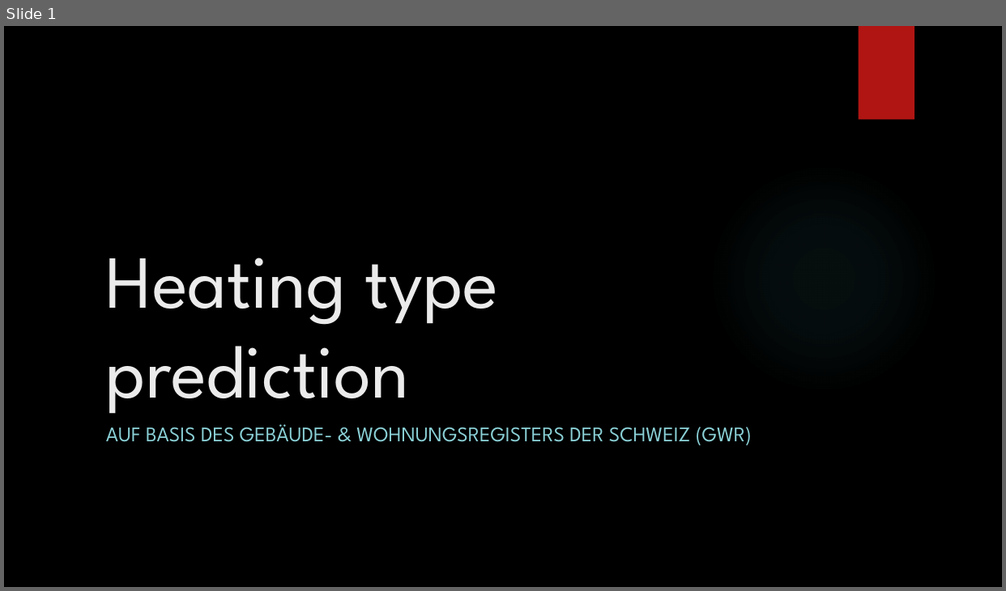
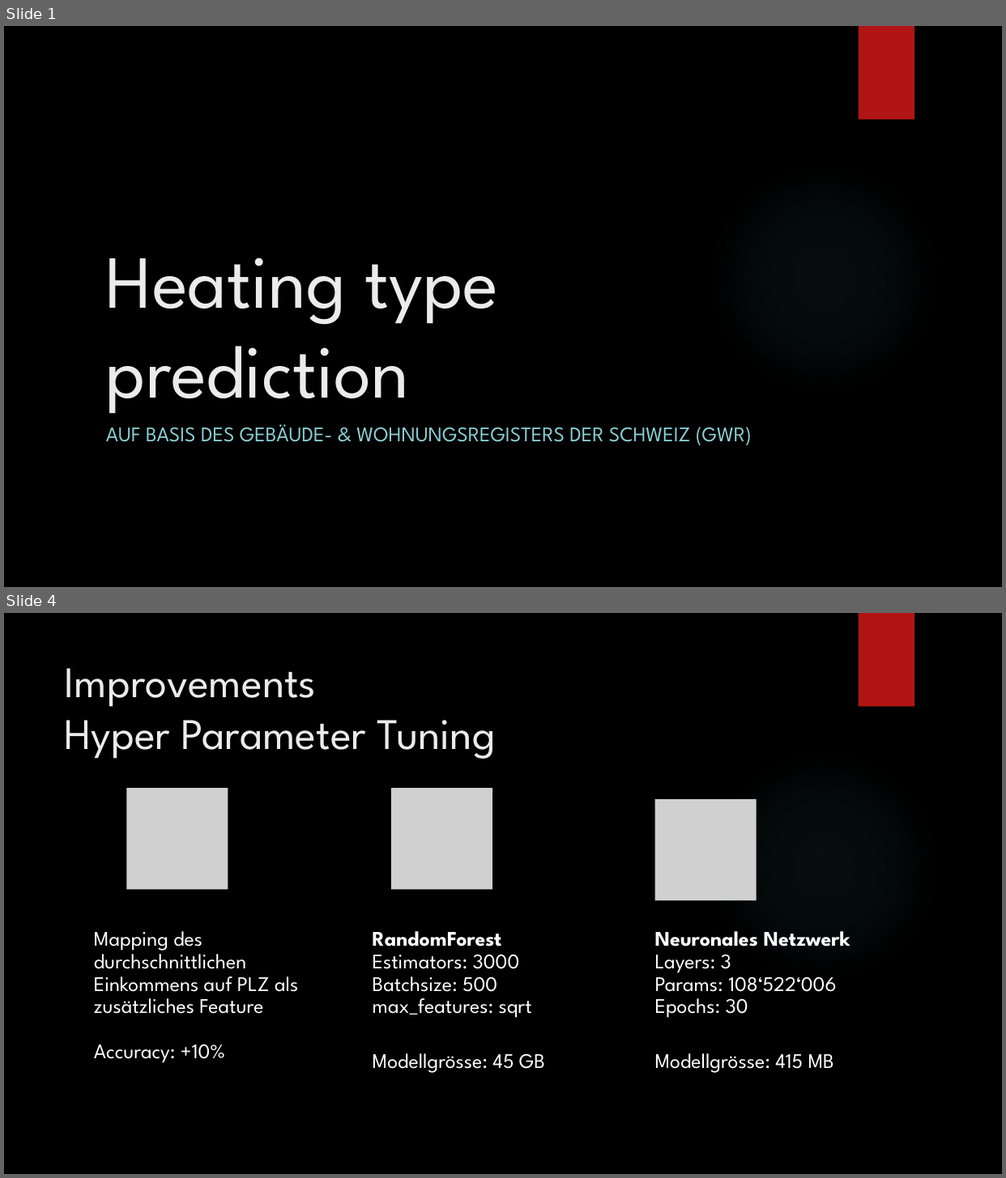
Before and after one commit to ahoehn/machine-learning-project, a slide deck: Präsentation.pptx. Shown one above the other, each under a label of ours: slide 1 before the commit, slides 1 and 4 after it; the slides between them are not shown. The pictures are 1006x591 and 1006x1178 pixels, drawn with LibreOffice and Linux fonts; fonts in the diff are those of the drawing; grey boxes stand for pictures; background and template pictures are left out. Boxes give left, top, right and bottom in pixels: in the first picture for what was removed or moved away, otherwise in the second. Text is boxed around its words. In the diff, an @@ line names an element or a change of style, - is before the commit and + after.

```diff
--- a/Präsentation.pptx
+++ b/Präsentation.pptx
@@ slide 4 added at [4, 613, 1002, 1174], background picture (left out); not listed: 2 template elements that a slide beside it also shows @@
@@ title added at [65, 668, 496, 759], 42 pt, text #EBEBEB @@
+Improvements
+Hyper Parameter Tuning
@@ picture added at [127, 788, 228, 889] @@
@@ picture added at [391, 788, 492, 889] @@
@@ picture added at [655, 799, 756, 901] @@
@@ text added at [94, 931, 298, 1063], 20 pt, text #FFFFFF @@
+Mapping des durchschnittlichen Einkommens auf PLZ als zusätzliches Feature
+Accuracy: +10%
@@ text added at [373, 931, 545, 1073], 20 pt, text #FFFFFF @@
+RandomForest Estimators: 3000
+Batchsize: 500
+max_features: sqrt
+Modellgrösse: 45 GB
@@ text added at [655, 931, 850, 1073], 20 pt, text #FFFFFF @@
+Neuronales Netzwerk Layers: 3
+Params: 108‘522‘006
+Epochs: 30
+Modellgrösse: 415 MB
```
Also in this commit, not shown: 5 slides changed, 1 other slide added, 1 slide removed.
